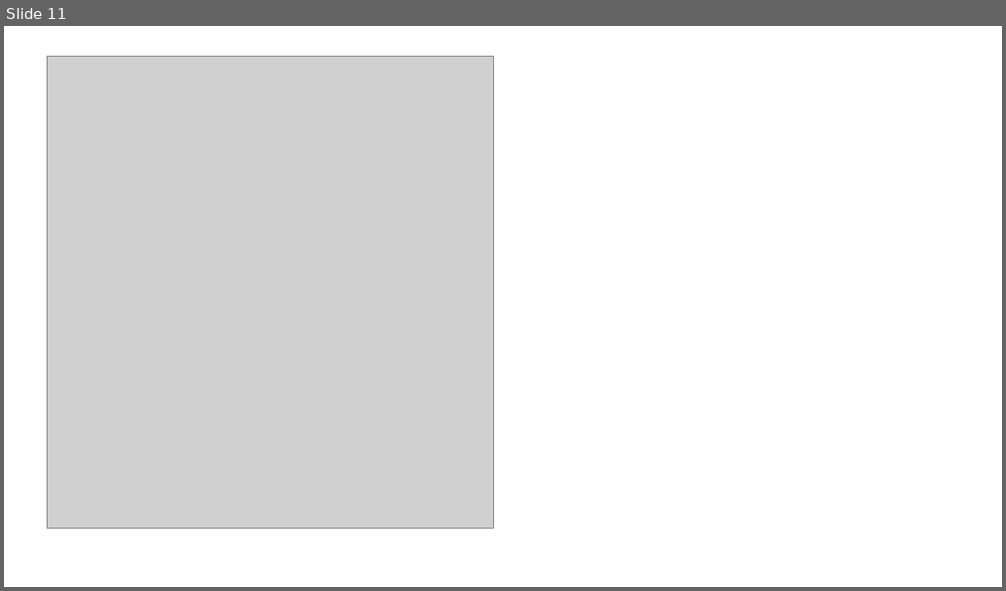
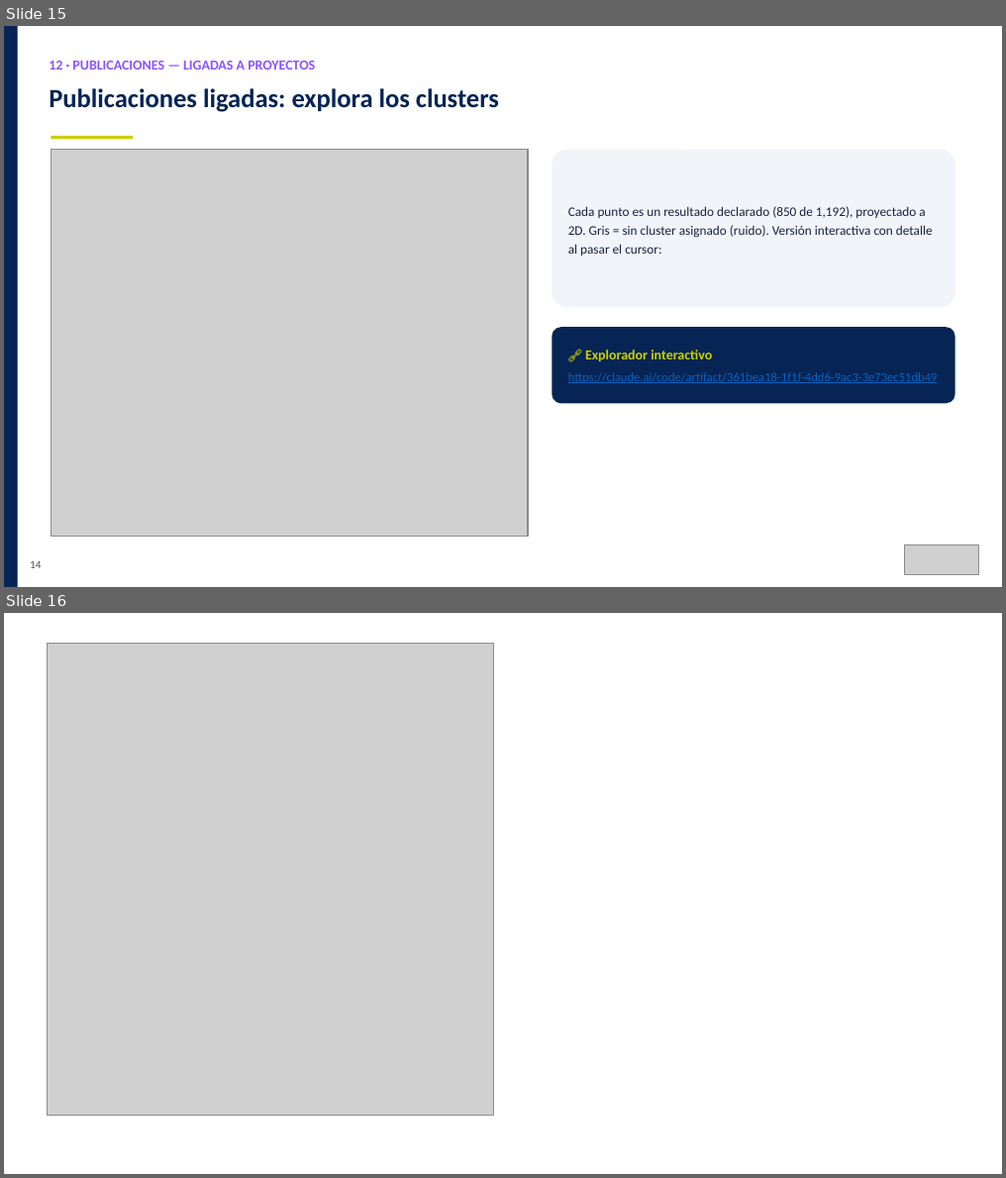
Before and after one commit to Instituto-Pulso-PUCP/LibroBlanco, a slide deck: Slides/Reu_15-08_Libro_Blanco.pptx. Shown one above the other, each under a label of ours: slide 11 before the commit, slides 15 and 16 after it. The pictures are 1006x591 and 1006x1178 pixels, drawn with LibreOffice and Linux fonts; fonts in the diff are those of the drawing; grey boxes stand for pictures. Boxes give left, top, right and bottom in pixels: in the first picture for what was removed or moved away, otherwise in the second. Text is boxed around its words. In the diff, an @@ line names an element or a change of style, - is before the commit and + after.

```diff
--- a/Slides/Reu_15-08_Libro_Blanco.pptx
+++ b/Slides/Reu_15-08_Libro_Blanco.pptx
@@ slide 15 added at (4,26,1002,587), background #FFFFFF @@
@@ rectangle added at (4,26,18,586), fill #062454 @@
@@ text added at (49,61,315,70), 10 pt, text #8C52FF, bold @@
+12 · PUBLICACIONES — LIGADAS A PROYECTOS
@@ text added at (49,88,499,112), 19 pt, text #062454, bold @@
+Publicaciones ligadas: explora los clusters
@@ rectangle added at (51,136,133,139), fill #CBCF07 @@
@@ picture added at (51,150,528,537) @@
@@ rounded rectangle added at (551,150,955,308), fill #F1F4F9 @@
@@ text added at (568,206,933,256), 9.5 pt, text #1A2440 @@
+Cada punto es un resultado declarado (850 de 1,192), proyectado a 2D. Gris = sin cluster asignado (ruido). Versión interactiva con detalle al pasar el cursor:
@@ rounded rectangle added at (551,327,955,404), fill #062454 @@
@@ text added at (568,350,938,383), 9 pt, text #0563C1, underline @@
+🔗 Explorador interactivo
+https://claude.ai/code/artifact/361bea18-1f1f-4dd6-9ac3-3e73ec51db49
@@ picture added at (904,545,979,575) @@
@@ text added at (30,562,41,569), 8 pt, text #545454 @@
+14
@@ what was slide 11 is now slide 16 @@
```
Also in this commit, not shown: 6 slides changed, 6 other slides added, 2 slides removed, 15 other files.
